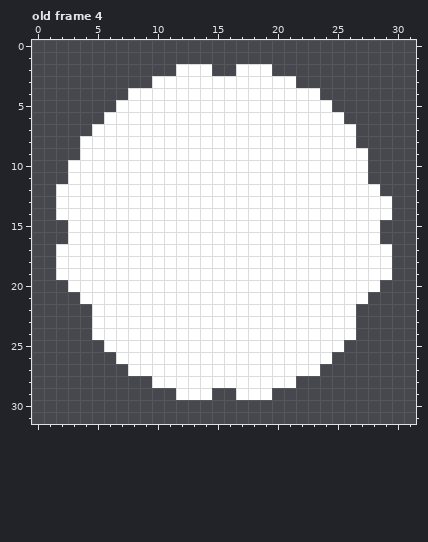
Pixel-art file, stored at SPRITES/ASEPRITE FILES/Relics.aseprite. Above: the version before the commit.
32x32 pixels, 10 frames. Colours within 5 levels of each other are drawn and written as one. Shown: old frame 4. The commit also changed other frames, which this record leaves out.
And afterwards:
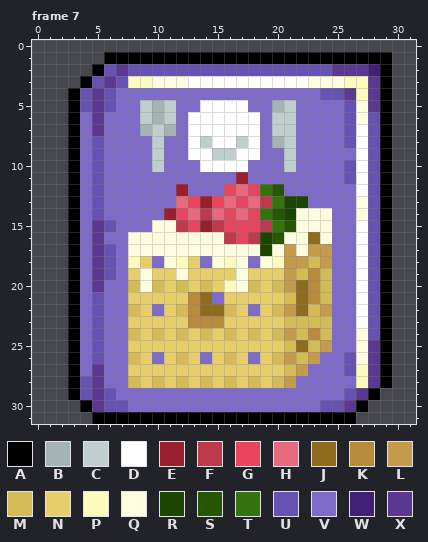
Palette (. is transparent): A #000000  B #a4b3b3  C #c1cece  D #ffffff  E #991f2f  F #bd394c  G #e6455d  H #e66a7c  J #8f6b1d  K #b88a3b  L #c49b4b  M #d4bb55  N #e6ce6a  P #fcfabd  Q #fdfcde  R #1c4501  S #255703  T #36730e  U #6552b3  V #7e6bc9  W #402075  X #5a3791
A new or re-ordered frame is compared with the old frame closest to it.
The exact change:
frames 10 -> 30
layer "FINAL/RELIC" added
layer "Layer 2" removed
layer "Layer 3" removed
Changed rows in their new state; - is an unchanged pixel.
Frame 7 is new; against old frame 4:
first column x 2:
 1 ----AAAAAAAAAAAAAAAAAAAAAAAA
 2 ---AUXUUUUUUUUUUUUUUUUUXXXWA
 3 --AUXUPPQQQ---------DQQQPPXA
 4 -AUXUVVVVVVVVVVVVVVVVVUUXPXA
 5 -AUXUVVCBCVV----VVBCVVVVUQXA
 6 -AVXVVVCBCV------VCCVVVVUQUA
 7 -AVXVVVBCBV------VCCVVVVUDUA
 8 -AVUVVVVCVV-C--C-VBCVVVVUDUA
 9 -AVUVVVVCVV--CC--VVCVVVVV-UA
10 -AVUVVVVCVVV----VVVCVVVVU-UA
11 -AVUVVVVVVVVVVVEVVVVVVVVU-UA
12 .AVUVVVVVVEVVVGHGTSVVVVVV-UA
13 .AVUVVVVVVHGEGHGHFTRRVVVVQUA
14 .AVUVVVVVEGHFHGHGTSRQQQVVQUA
15 -AVXUVVVQQFGEFGGGFTSQQQVV-UA
16 -AVXVVQQQQQQQQFGFRSQQJQVV-UA
17 .AVXUVQQQQQQQQQQQRQLQLLVV-UA
18 .AVXUVPNVQPNVQPQVQPLLMLVV-UA
19 .AVXUVNQNNQNNNNQNNNLMKMVV-UA
20 -AVXVVMQMNMNMNPQMNMLJKMVV-UA
21 -AVUVVNNNNNKJVNNNNNMJKMVV-UA
22 -AVUVVMNVNMKJJMNVNMLJMLVVDUA
23 -AVUVVNNNNNKKKNNNNNMMMMVVDUA
24 -AVUVVMNMNMNMNMNMNMLMKMVVQUA
25 -AVUVVNNNNNNNNNNNNNMJMLVVQXA
26 -AVUVVMNVNMNVNMNVNMLMLVVUQXA
27 -AVXVVNNNNNNNNNNNNNMLVVVUPXA
28 -AUXVVMNMNMNMNMNMNMLVVVVVPXA
29 -AUXUVVVVVVVVVVVVVVVVVVVUXA-
30 --AXUUVVVVVVVVVVVVVVVVUUXA--
31 ---AAAAAAAAAAAAAAAAAAAAAA---
Where, in picture pixels (left, top, right, bottom), the same in both pictures:
changed: (56, 52, 392, 424)
